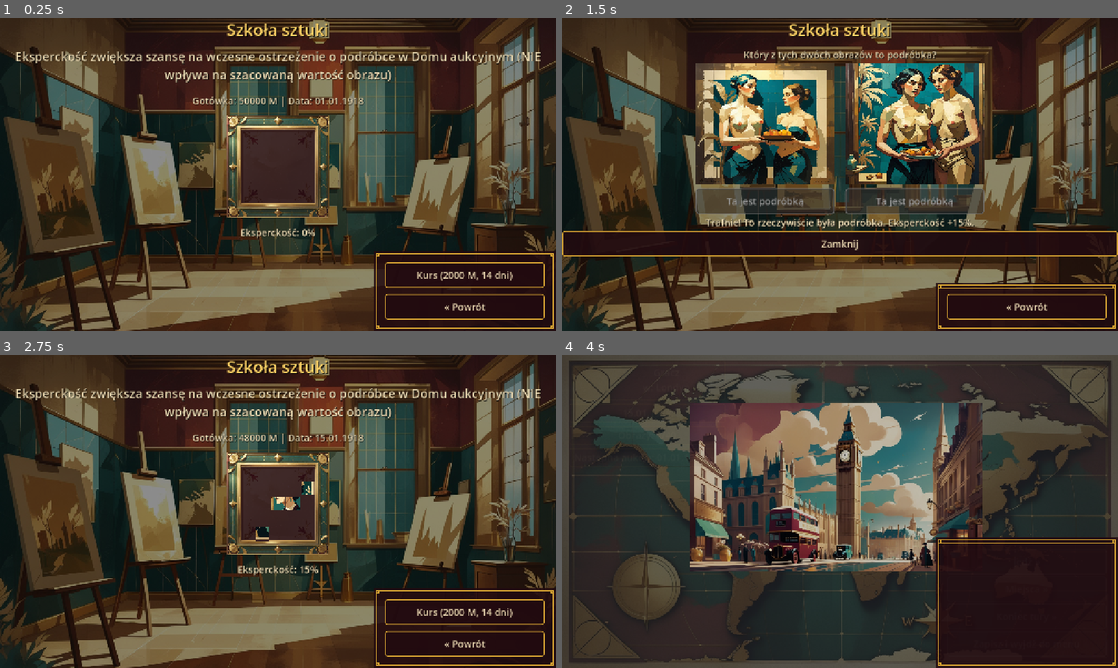
Above: before the commit, frames 1-4 (two rows, left to right).
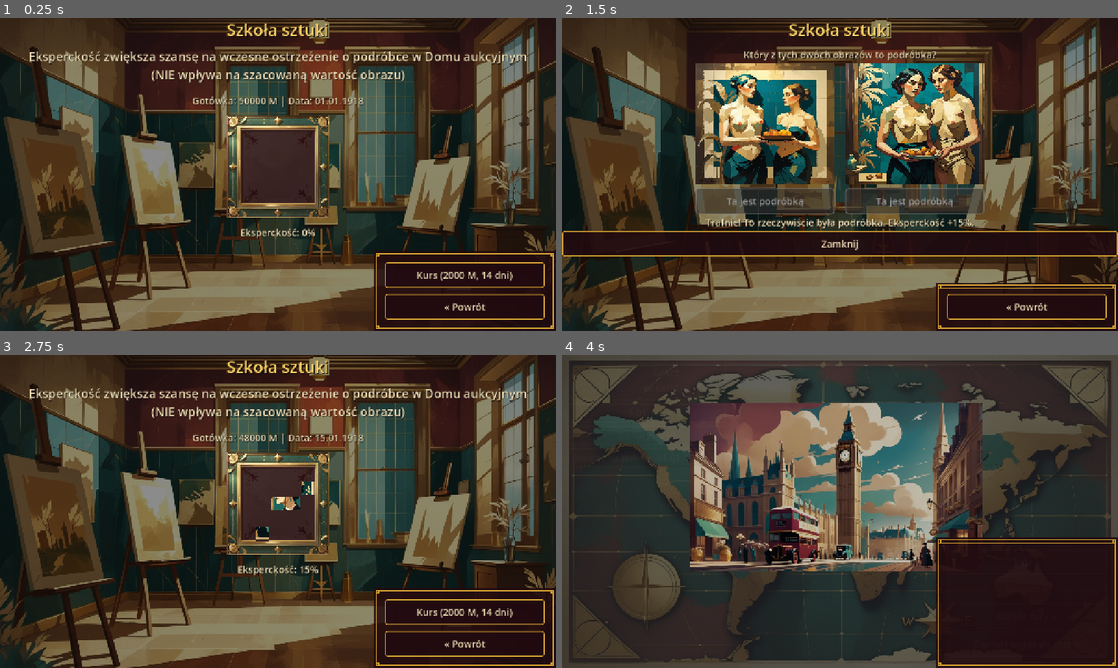
Above: after the commit, the same moments.

Repository: cinekm20/the-forger-retro-tycoon
Game: Godot game, scene res://scenes/art_school/ArtSchool.tscn
The game is run twice, just before and just after one commit, with the same random seed, the same clock (stepped at 60 frames per second) and the same inputs. This scene is started directly instead of the project's main scene.
Inputs:
- Up to frame 1 (0.25 s): no input
- Up to frame 2 (1.5 s): click "Kurs (2000 M, 14 dni)" at 0.5 s; click "Ta jest podróbką" at 1.25 s
- Up to frame 3 (2.75 s): click "Zamknij" at 2 s
- Up to frame 4 (4 s): click "« Powrót" at 2.75 s; click "Jedź »" at 3.5 s

The runs differ from the first frame. In frame 1, 2.5% of the frame differs, in the area x 2-98%, y 10-21%; in frame 2, nothing differs; in frame 3, 2.5%; in frame 4, nothing differs.

Commit message:
ArtSchool.gd: dopisek (NIE wpływa...) na osobnej linii
Zgłoszenie użytkownika: nawias z zastrzeżeniem ma być w oddzielnej linii,
nie zawijany losowo w środku zdania.

Co-Authored-By: Claude Sonnet 5 <noreply@anthropic.com>
Claude-Session: https://claude.ai/code/session_01WjdcGYSPdySvPA6GKCaWaN

Diff:
--- a/game/scenes/art_school/ArtSchool.gd
+++ b/game/scenes/art_school/ArtSchool.gd
@@ -63,7 +63,7 @@
 	## czytelności/dopasowania do rozdzielczości na żądanie użytkownika).
 	explanation_label = ScreenHelpers.make_label(
 		root,
-		tr("Eksperckość zwiększa szansę na wczesne ostrzeżenie o podróbce w Domu aukcyjnym (NIE wpływa na szacowaną wartość obrazu)"),
+		tr("Eksperckość zwiększa szansę na wczesne ostrzeżenie o podróbce w Domu aukcyjnym\n(NIE wpływa na szacowaną wartość obrazu)"),
 	)
 	explanation_label.add_theme_font_size_override("font_size", EXPLANATION_FONT_SIZE)
 	explanation_label.autowrap_mode = TextServer.AUTOWRAP_WORD
